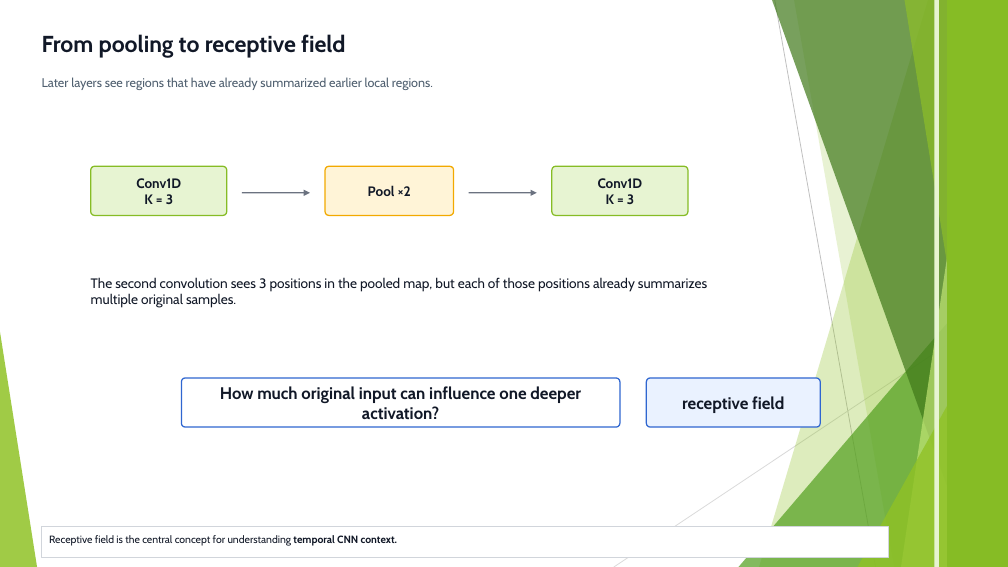
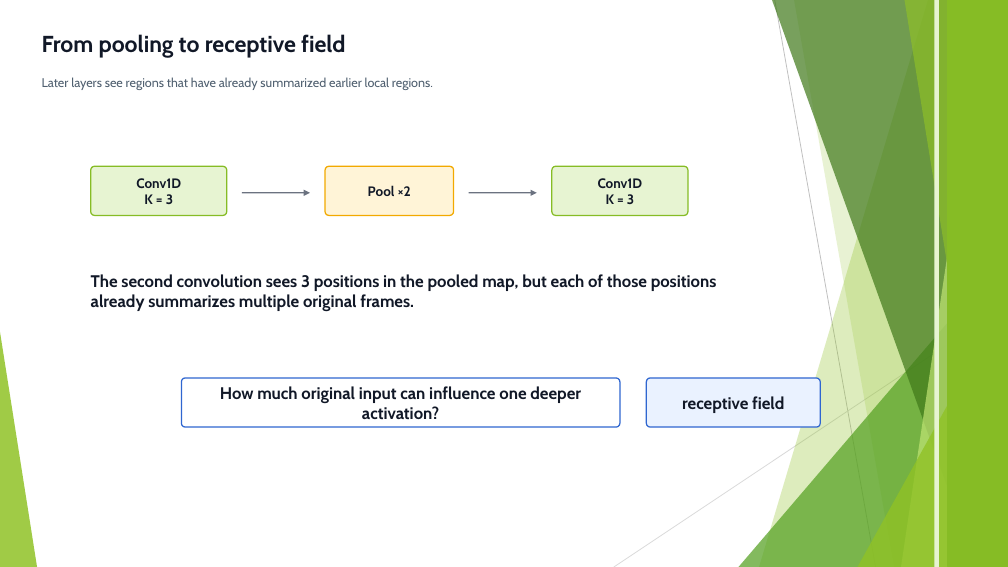
Before and after one commit to FranzGH/timeseries, a slide deck: slide 99 of Slides/05 CNNs.pptx. Drawn at 1008x567 pixels with LibreOffice and Linux fonts; fonts in the diff are those of the drawing. Boxes give left, top, right and bottom in pixels: in the first picture for what was removed or moved away, otherwise in the second. Text is boxed around its words. In the diff, an @@ line names an element or a change of style, - is before the commit and + after.

Commit message:
Pre-lecture

```diff
--- a/Slides/05 CNNs.pptx
+++ b/Slides/05 CNNs.pptx
@@ text at <box>91,274,717,312</box>: text changed; size 13 to 16 pt; bold on @@
-The second convolution sees 3 positions in the pooled map, but each of those positions already summarizes multiple original samples.
+The second convolution sees 3 positions in the pooled map, but each of those positions already summarizes multiple original frames.
@@ rectangle removed at <box>42,526,889,558</box> @@
@@ text removed at <box>49,535,397,546</box> @@
-Receptive field is the central concept for understanding temporal CNN context.
```
Also in this commit, not shown: 118 other slides changed, 3 slides added, 1 slide removed, 3 other files.
